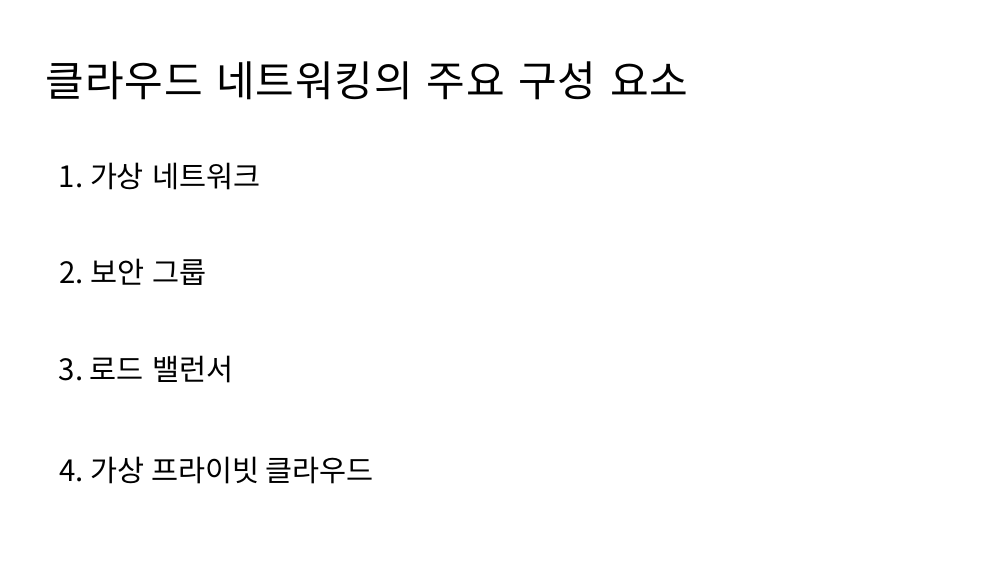
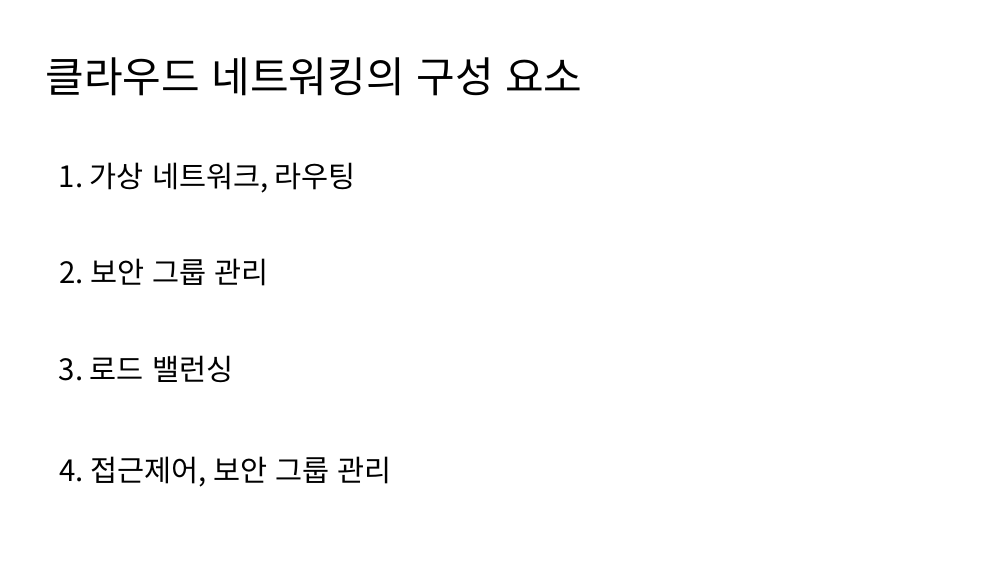
Before and after one commit to gangtaeg/cloud, a slide deck: slide 6 of 클라우드 네트워킹.pptx. Drawn at 1008x567 pixels with LibreOffice and Linux fonts; fonts in the diff are those of the drawing. Boxes give left, top, right and bottom in pixels: in the first picture for what was removed or moved away, otherwise in the second. Text is boxed around its words. In the diff, an @@ line names an element or a change of style, - is before the commit and + after.

```diff
--- a/클라우드 네트워킹.pptx
+++ b/클라우드 네트워킹.pptx
@@ text at (x1=46, y1=57, x2=582, y2=96): text changed @@
-클라우드 네트워킹의 주요 구성 요소
+클라우드 네트워킹의 구성 요소
@@ text at (x1=59, y1=162, x2=356, y2=193): text changed @@
-1. 가상 네트워크
+1. 가상 네트워크, 라우팅
@@ text at (x1=59, y1=258, x2=269, y2=286): text changed @@
-2. 보안 그룹
+2. 보안 그룹 관리
@@ text at (x1=59, y1=355, x2=233, y2=383): text changed @@
-3. 로드 밸런서
+3. 로드 밸런싱
@@ text at (x1=59, y1=456, x2=392, y2=487): text changed @@
-4. 가상 프라이빗 클라우드
+4. 접근제어, 보안 그룹 관리
```
Also in this commit, not shown: 5 other slides changed, 2 slides removed, 19 other files.
